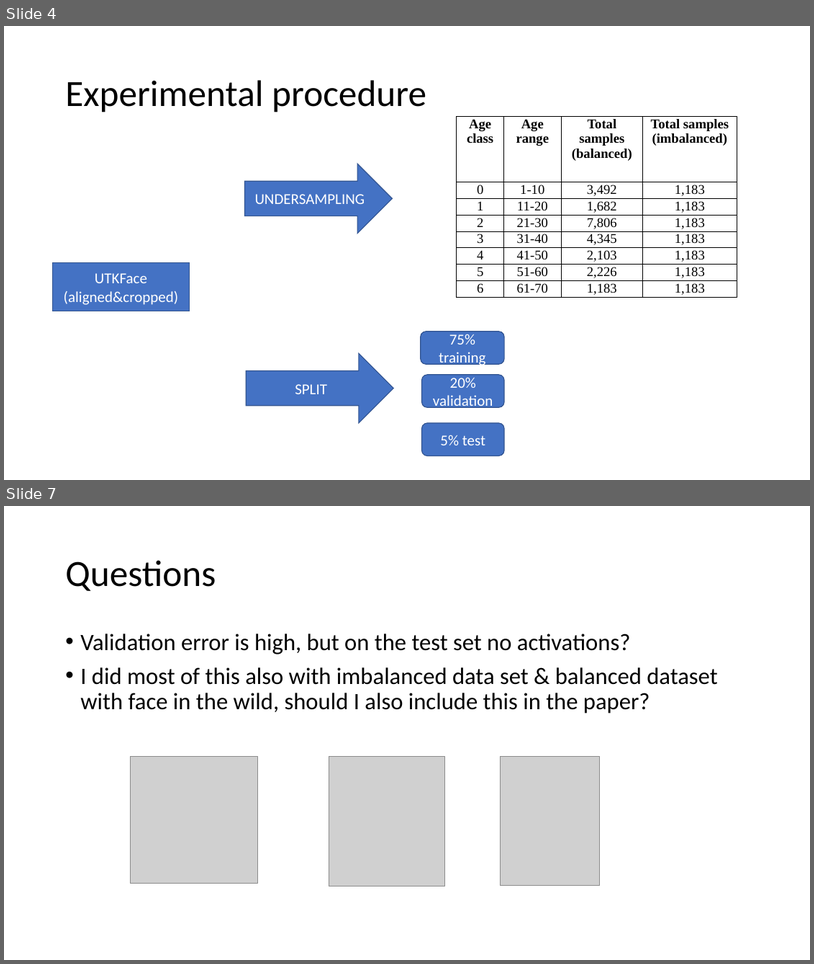
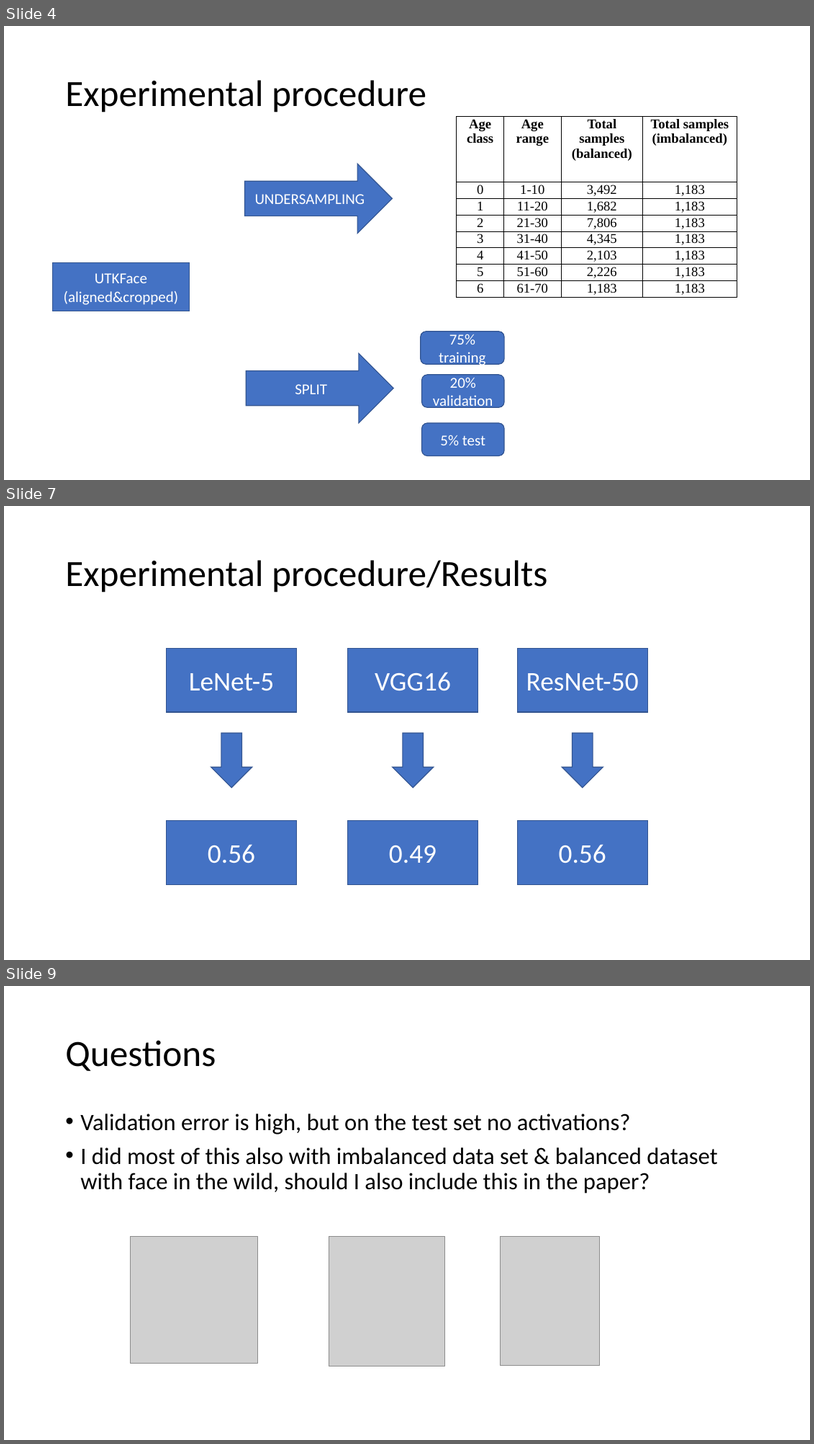
Before and after one commit to paulorijnberg/deep-learning-age-estimation, a slide deck: final-paper/presentation.pptx. Shown one above the other, each under a label of ours: slides 4 and 7 before the commit, slides 4, 7 and 9 after it; the slides between them are not shown. The pictures are 814x964 and 814x1444 pixels, drawn with LibreOffice and Linux fonts; fonts in the diff are those of the drawing; grey boxes stand for pictures. Boxes give left, top, right and bottom in pixels: in the first picture for what was removed or moved away, otherwise in the second. Text is boxed around its words. In the diff, an @@ line names an element or a change of style, - is before the commit and + after.

```diff
--- a/final-paper/presentation.pptx
+++ b/final-paper/presentation.pptx
@@ slide 7 added at box(4, 506, 810, 960), background #FFFFFF @@
@@ title added at box(65, 560, 548, 592), 44 pt, text #000000 @@
+Experimental procedure/Results
@@ rectangle added at box(167, 648, 297, 713), fill #4472C4, outline #325491 1 pt, 32 pt, text #FFFFFF @@
+LeNet-5
@@ rectangle added at box(348, 648, 478, 713), fill #4472C4, outline #325491 1 pt, 32 pt, text #FFFFFF @@
+VGG16
@@ rectangle added at box(517, 648, 648, 713), fill #4472C4, outline #325491 1 pt, 32 pt, text #FFFFFF @@
+ResNet-50
@@ down arrow added at box(211, 733, 252, 788), fill #4472C4, outline #325491 1 pt @@
@@ down arrow added at box(392, 733, 434, 788), fill #4472C4, outline #325491 1 pt @@
@@ down arrow added at box(563, 733, 604, 788), fill #4472C4, outline #325491 1 pt @@
@@ rectangle added at box(167, 821, 297, 885), fill #4472C4, outline #325491 1 pt, 32 pt, text #FFFFFF @@
+0.56
@@ rectangle added at box(348, 821, 478, 885), fill #4472C4, outline #325491 1 pt, 32 pt, text #FFFFFF @@
+0.49
@@ rectangle added at box(517, 821, 648, 885), fill #4472C4, outline #325491 1 pt, 32 pt, text #FFFFFF @@
+0.56
@@ what was slide 7 is now slide 9 @@
```
Also in this commit, not shown: 2 slides changed, 1 other slide added, 3 other files.
